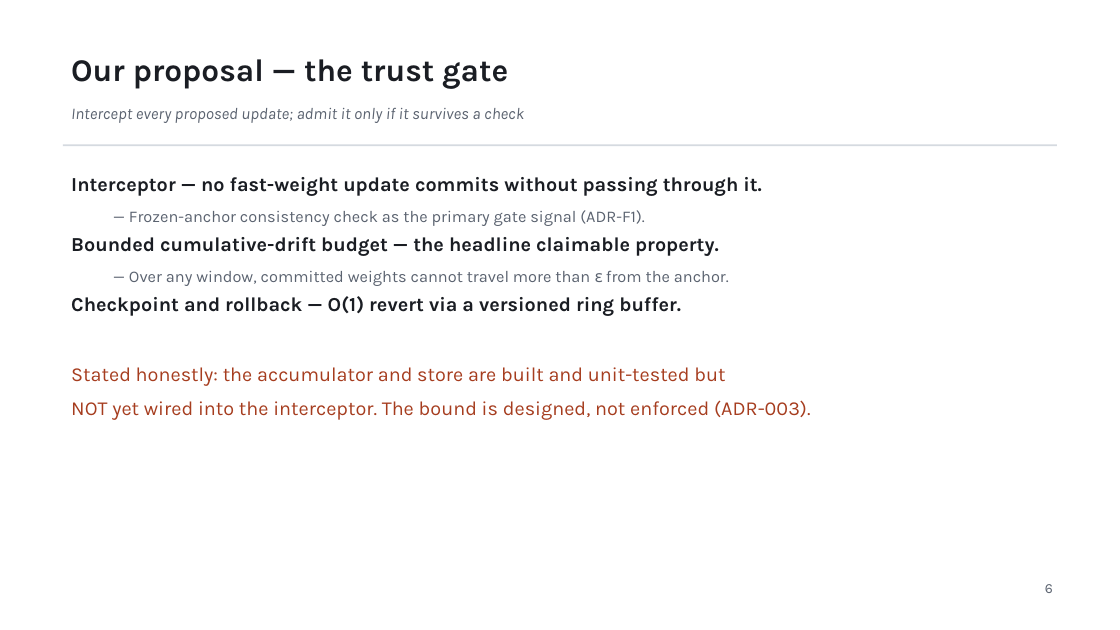
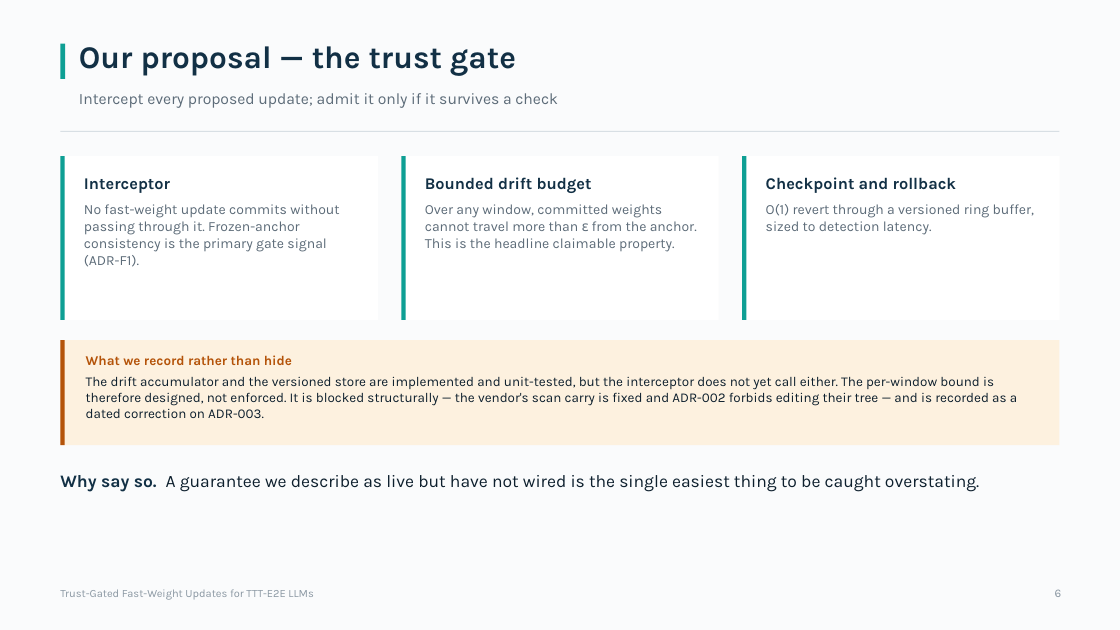
Before and after one commit to Deep-Learning-130/Trust-Gated-Fast-Weight-Updates-for-TTT-E2E-LLMs, a slide deck: slide 6 of docs/review/TrustGate_Review_2026-08-27.pptx (slide 7 before the commit). Drawn at 1120x630 pixels with LibreOffice and Linux fonts; fonts in the diff are those of the drawing. Boxes give left, top, right and bottom in pixels: in the first picture for what was removed or moved away, otherwise in the second. Text is boxed around its words. In the diff, an @@ line names an element or a change of style, - is before the commit and + after.

```diff
--- a/docs/review/TrustGate_Review_2026-08-27.pptx
+++ b/docs/review/TrustGate_Review_2026-08-27.pptx
@@ rectangle added at [0,0,1120,630], fill #FAFBFC @@
@@ rectangle added at [60,44,66,79], fill #0E9F94 @@
@@ text "Our proposal — the trust ...": place and size @@
-text "Our proposal — the trust ..." at [71,59,508,89]
+text "Our proposal — the trust ..." at [79,46,516,76]
@@ text "Our proposal — the trust ..." at [79,46,516,76]: text colour #1A1D23 to #123045 @@
@@ text "Intercept every proposed update; admit ...": place and size @@
-text "Intercept every proposed update; admit ..." at [71,108,524,123]
+text "Intercept every proposed update; admit ..." at [79,93,558,108]
@@ text "Intercept every proposed update; admit ..." at [79,93,558,108]: size 14 to 13.5 pt, text colour #5B6370 to #5C6B78, italic off @@
@@ rectangle: place and size @@
-rectangle at [63,145,1057,146]
+rectangle at [60,131,1060,132]
@@ rectangle at [60,131,1060,132]: fill #D5DAE0 to #D8DFE4 @@
@@ rectangle added at [60,156,378,320], fill #FFFFFF @@
@@ rectangle added at [60,156,65,320], fill #0E9F94 @@
@@ text removed at [71,177,811,420] @@
-Interceptor — no fast-weight update commits without passing through it.
-  — Frozen-anchor consistency check as the primary gate signal (ADR-F1).
-Bounded cumulative-drift budget — the headline claimable property.
-  — Over any window, committed weights cannot travel more than ε from the anchor.
-Checkpoint and rollback — O(1) revert via a versioned ring buffer.
-Stated honestly: the accumulator and store are built and unit-tested but
-NOT yet wired into the interceptor. The bound is designed, not enforced (ADR-003).
@@ text added at [84,178,339,267], 12 pt, text #5C6B78 @@
+Interceptor
+No fast-weight update commits without passing through it. Frozen-anchor consistency is the primary gate signal (ADR-F1).
@@ rectangle added at [402,156,719,320], fill #FFFFFF @@
@@ rectangle added at [402,156,406,320], fill #0E9F94 @@
@@ text added at [425,177,697,252], 12 pt, text #5C6B78 @@
+Bounded drift budget
+Over any window, committed weights cannot travel more than ε from the anchor. This is the headline claimable property.
@@ rectangle added at [743,156,1060,320], fill #FFFFFF @@
@@ rectangle added at [743,156,747,320], fill #0E9F94 @@
@@ text added at [766,177,1034,235], 12 pt, text #5C6B78 @@
+Checkpoint and rollback
+O(1) revert through a versioned ring buffer, sized to detection latency.
@@ rectangle added at [60,340,1060,445], fill #FDF1DF @@
@@ rectangle added at [60,340,65,445], fill #B45309 @@
@@ text added at [86,355,1017,418], 11.5 pt, text #0D1F2D @@
+What we record rather than hide
+The drift accumulator and the versioned store are implemented and unit-tested, but the interceptor does not yet call either. The per-window bound is therefore designed, not enforced. It is blocked structurally — the vendor's scan carry is fixed and ADR-002 forbids editing their tree — and is recorded as a dated correction on ADR-003.
@@ text added at [60,475,979,492], 15 pt, text #0D1F2D @@
+Why say so. A guarantee we describe as live but have not wired is the single easiest thing to be caught overstating.
@@ text added at [60,589,313,600], 9.5 pt, text #8A97A2 @@
+Trust-Gated Fast-Weight Updates for TTT-E2E LLMs
@@ text "6": place and size @@
-text "6" at [1045,584,1053,593]
+text "6" at [1055,589,1062,597]
@@ text "6" at [1055,589,1062,597]: size 12 to 10 pt, text colour #5B6370 to #8A97A2 @@
```
Also in this commit, not shown: 9 other slides changed, 8 slides added, 10 slides removed, 1 other file.
